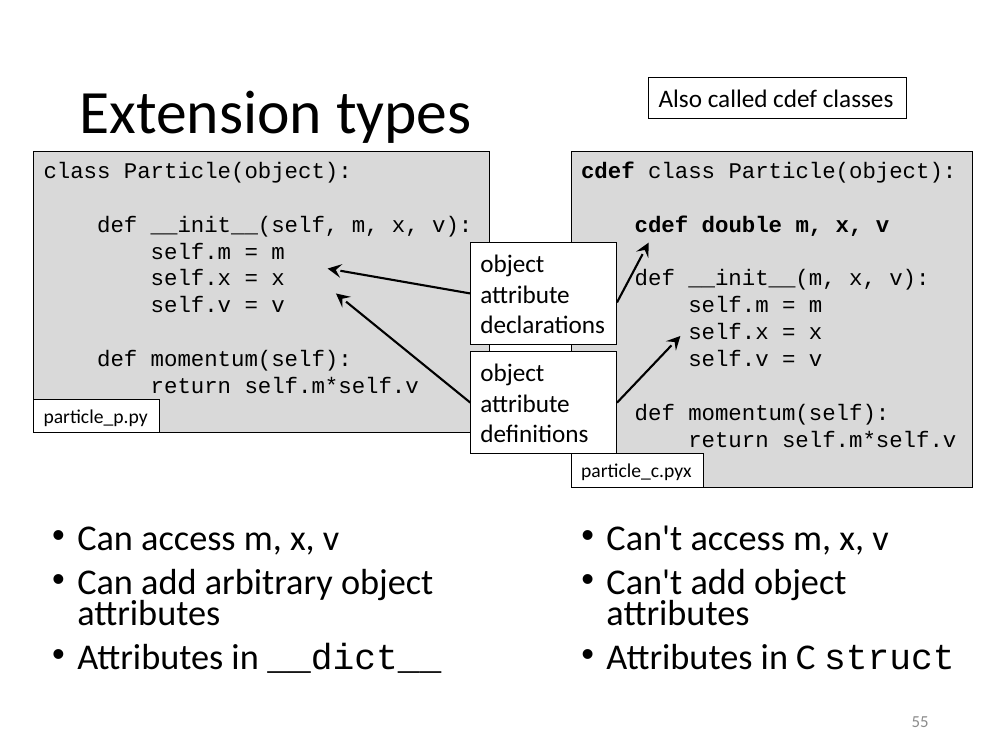
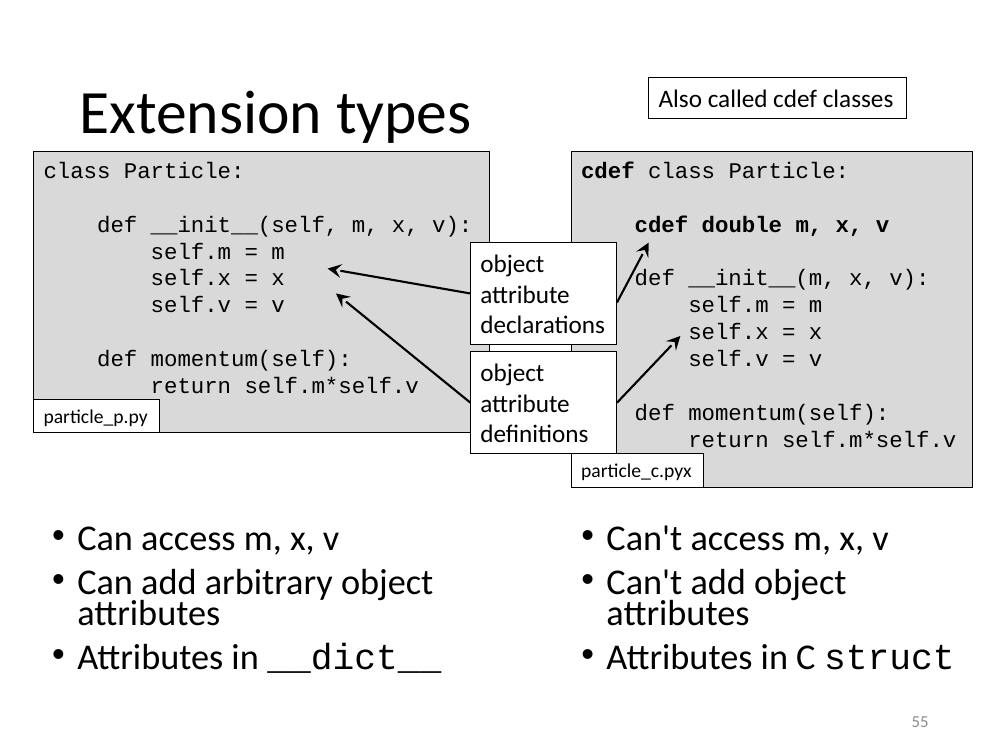
Before and after one commit to gjbex/Python-for-HPC, a slide deck: slide 55 of python_for_hpc.pptx. Drawn at 1008x756 pixels with LibreOffice and Linux fonts; fonts in the diff are those of the drawing. Boxes give left, top, right and bottom in pixels: in the first picture for what was removed or moved away, otherwise in the second. Text is boxed around its words. In the diff, an @@ line names an element or a change of style, - is before the commit and + after.

Commit message:
Fix typos, remove Python 2.x compatibility

```diff
--- a/python_for_hpc.pptx
+++ b/python_for_hpc.pptx
@@ text in rectangle at (44, 162, 245, 179): text changed @@
-class Particle(object):
+class Particle:
@@ text in rectangle at (581, 162, 850, 179): text changed @@
-cdef class Particle(object):
+cdef class Particle:
```
Also in this commit, not shown: 1 other slide changed.
